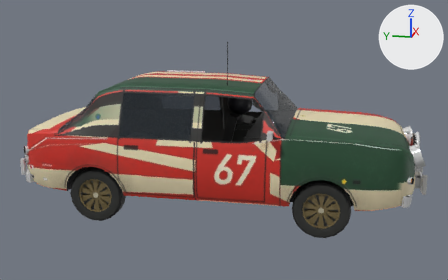
The glTF model public/cars/field/models/67.glb: old version first, new version second.
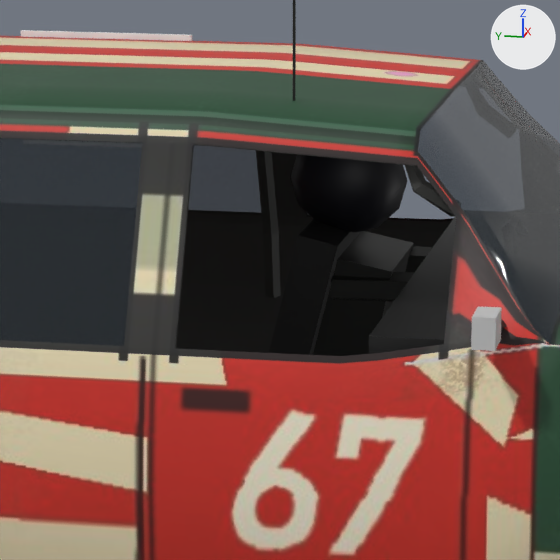
There are two pictures of each version: one whole from a 50 mm lens placed at (-6.61, -1.38, 2.42), pointed at (-0.03, -0.06, 0.78), one close up on the part from 36% to 64% of the width and 23% to 67% of the height. The axes (+X, +Y, +Z) are drawn at upper right. The lights are the same throughout. The last two pictures show the newer version. Vertices at exactly the same position are counted once.

Names of what the first close-up shows: 'body'.
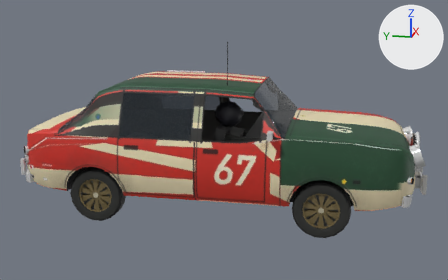
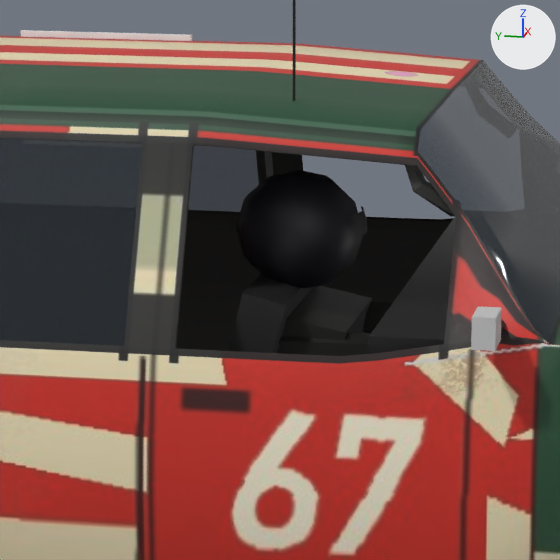
Diff of the bpy script that builds the scene:
```diff
--- a/public/cars/field/models/67.glb.py
+++ b/public/cars/field/models/67.glb.py
@@ me_body_mesh @@
 # used by ob_body; location = (0.0, 0.0, 0.0)
-me_body_mesh.from_pydata(...)  # 4707 vertices, 8156 faces; spans x -0.92..0.92, y -2.22..2.21, z 0.28..1.89
+me_body_mesh.from_pydata(...)  # 4722 vertices, 8172 faces; spans x -0.92..0.92, y -2.22..2.21, z 0.28..1.89
+# me_body_mesh part 1: a new loose piece of 15 vertices spanning x -0.39..-0.27, y -0.33..-0.3, z 1.13..1.19, in mat_car67_livery (picture img_67_livery)
+# me_body_mesh part 2
+# 122 vertices in x 0.08..0.58, y -0.71..0.07, z 0.31..1.27 move by (-0.66, 0.0, 0.0)
+# 4 vertices in x 0.27..0.4, y -0.17, z 1.01..1.25 move by (-0.67, 0.0, 0.0)
+# other edits to the shape of me_body_mesh do not show in these pictures
 me_body_mesh.materials.append(mat_car67_livery)
```

Pixel boxes [x1, y1, x2, y2] of what changed, in the close-ups (560 x 560 px; the box of a moved part takes in the faces that stretch with it):
part 1 of me_body_mesh, added: after [352, 206, 368, 237]
part 2 of me_body_mesh, moved or reshaped: before [269, 155, 433, 356]; after [228, 170, 392, 356]
